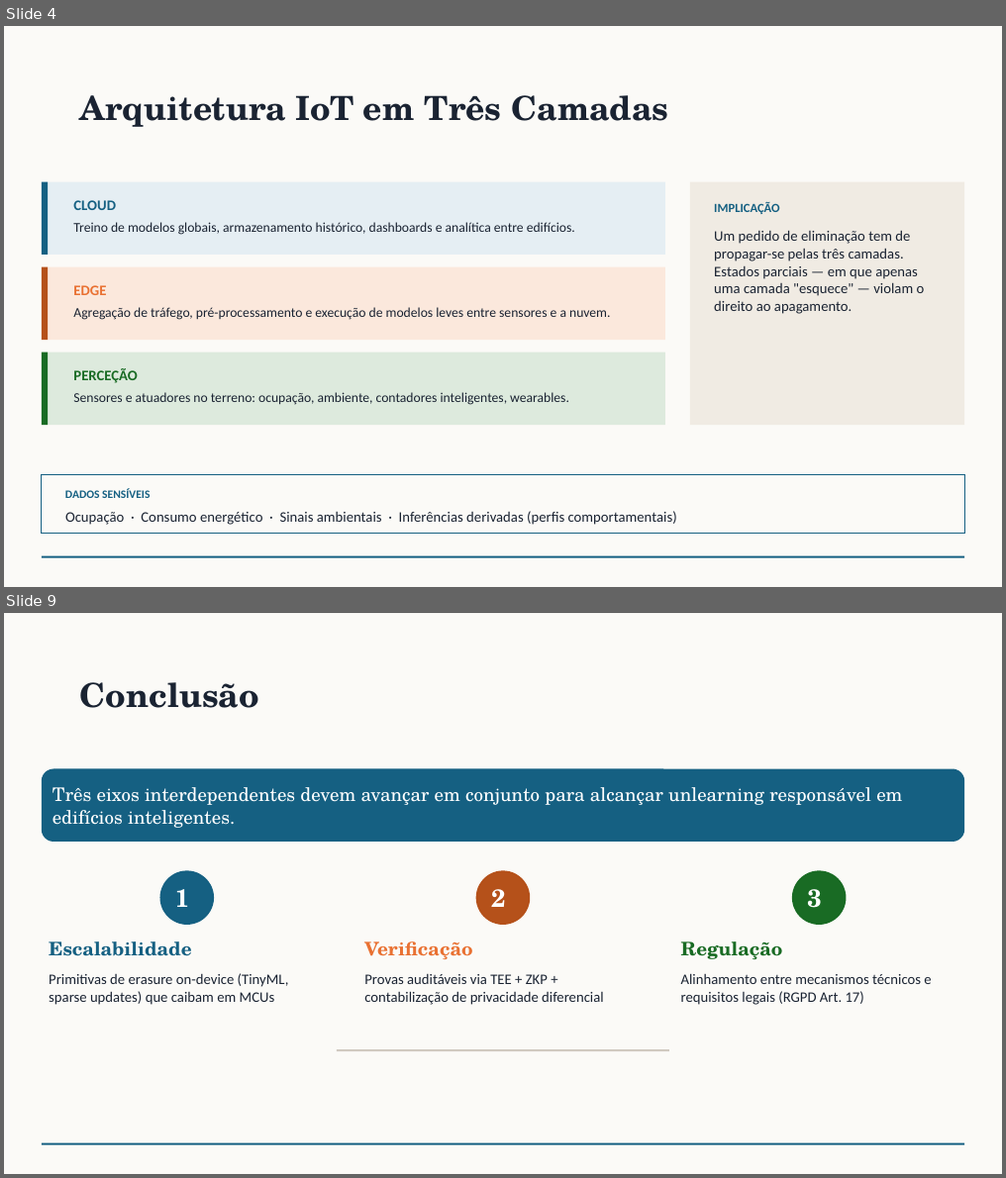
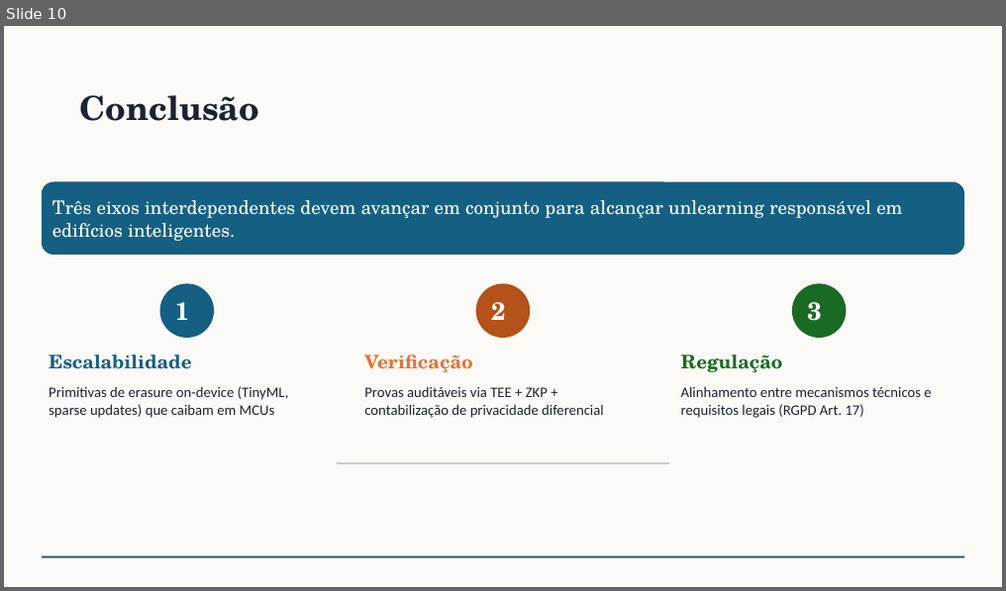
Before and after one commit to rafaeldpsilva/sa4cps-vault, a slide deck: Entregas PhD/machine-unlearning.pptx. Shown one above the other, each under a label of ours: slides 4 and 9 before the commit, slide 10 after it; the slides between them are not shown. The pictures are 1006x1178 and 1006x591 pixels, drawn with LibreOffice and Linux fonts; fonts in the diff are those of the drawing. Boxes give left, top, right and bottom in pixels: in the first picture for what was removed or moved away, otherwise in the second. Text is boxed around its words. In the diff, an @@ line names an element or a change of style, - is before the commit and + after.

```diff
--- a/Entregas PhD/machine-unlearning.pptx
+++ b/Entregas PhD/machine-unlearning.pptx
@@ slide 4 removed at box(4, 26, 1002, 587), background #FBFAF7; not listed: 1 template element that a slide beside it also shows @@
@@ title removed at box(80, 95, 668, 127) @@
-Arquitetura IoT em Três Camadas
@@ rectangle removed at box(42, 181, 665, 255) @@
@@ rectangle removed at box(42, 181, 48, 255) @@
@@ text removed at box(73, 200, 116, 210) @@
-CLOUD
@@ rectangle removed at box(690, 181, 965, 425) @@
@@ text removed at box(714, 202, 779, 214) @@
-IMPLICAÇÃO
@@ text removed at box(73, 222, 575, 235) @@
-Treino de modelos globais, armazenamento histórico, dashboards e analítica entre edifícios.
@@ text removed at box(714, 230, 925, 314) @@
-Um pedido de eliminação tem de propagar-se pelas três camadas. Estados parciais — em que apenas uma camada "esquece" — violam o direito ao apagamento.
@@ rectangle removed at box(42, 267, 665, 340) @@
@@ rectangle removed at box(42, 267, 48, 340) @@
@@ text removed at box(73, 285, 106, 295) @@
-EDGE
@@ text removed at box(73, 307, 610, 320) @@
-Agregação de tráfego, pré-processamento e execução de modelos leves entre sensores e a nuvem.
@@ rectangle removed at box(42, 353, 665, 425) @@
@@ rectangle removed at box(42, 353, 48, 425) @@
@@ text removed at box(73, 369, 137, 383) @@
-PERCEÇÃO
@@ text removed at box(73, 392, 569, 405) @@
-Sensores e atuadores no terreno: ocupação, ambiente, contadores inteligentes, wearables.
@@ rectangle removed at box(42, 475, 964, 534) @@
@@ text removed at box(65, 488, 150, 498) @@
-DADOS SENSÍVEIS
@@ text removed at box(65, 511, 677, 525) @@
-Ocupação · Consumo energético · Sinais ambientais · Inferências derivadas (perfis comportamentais)
@@ what was slide 9 is now slide 10 @@
```
Also in this commit, not shown: 4 slides changed, 5 slides added, 3 other slides removed.
